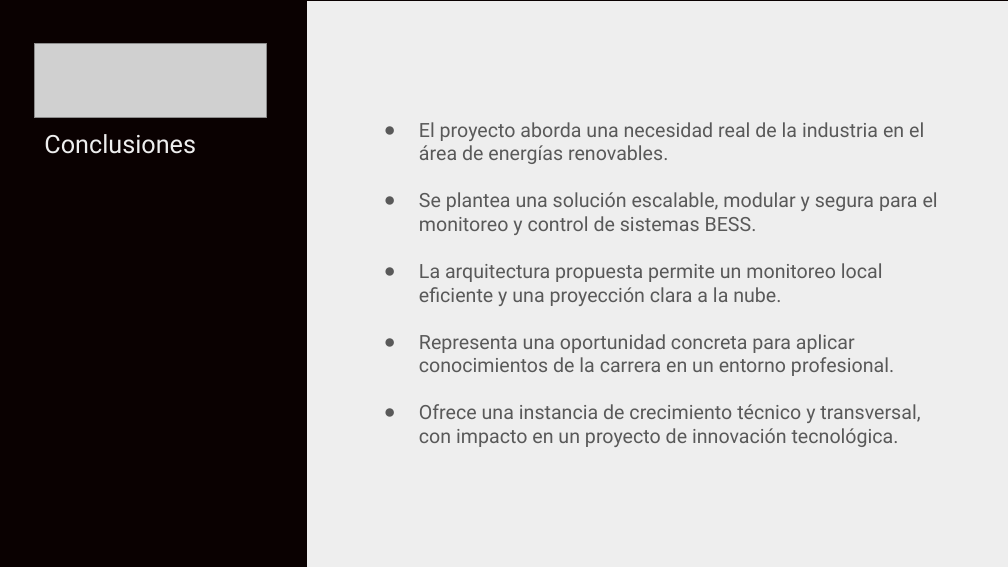
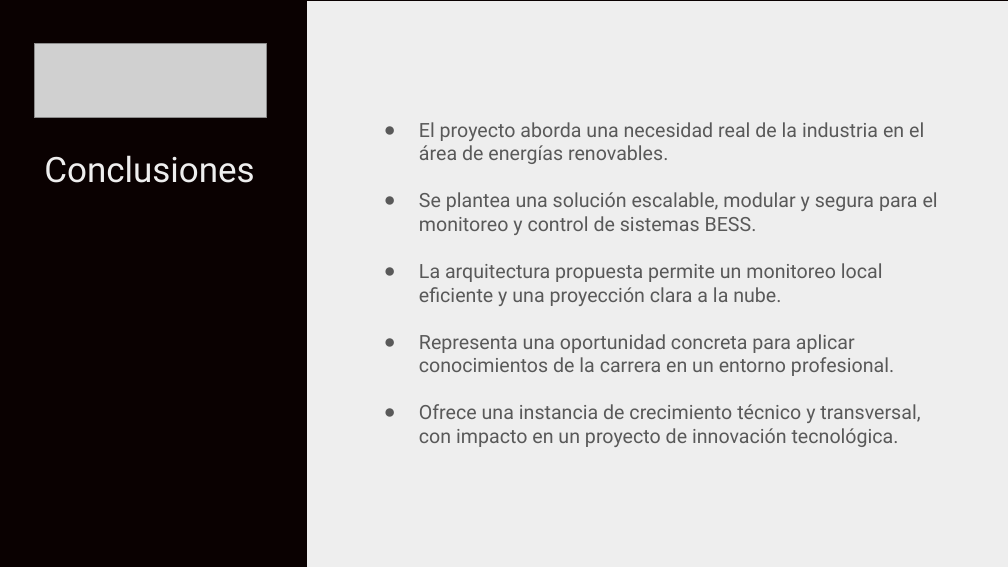
Before and after one commit to Dani-2TB/CAPSTONE-2025-DUOCUC, a slide deck: slide 7 of Documentación/Evidencias/Presentación Proyecto.pptx (slide 6 before the commit). Drawn at 1008x567 pixels with LibreOffice and Linux fonts; fonts in the diff are those of the drawing; grey boxes stand for pictures. Boxes give left, top, right and bottom in pixels: in the first picture for what was removed or moved away, otherwise in the second. Text is boxed around its words. In the diff, an @@ line names an element or a change of style, - is before the commit and + after.

Commit message:
update ppt

```diff
--- a/Documentación/Evidencias/Presentación Proyecto.pptx
+++ b/Documentación/Evidencias/Presentación Proyecto.pptx
@@ text "Conclusiones": place and size @@
-text "Conclusiones" at [44,134,196,154]
+text "Conclusiones" at [44,155,254,183]
@@ text "Conclusiones" at [44,155,254,183]: size 18 to 25 pt @@
```
Also in this commit, not shown: 1 slide added.
